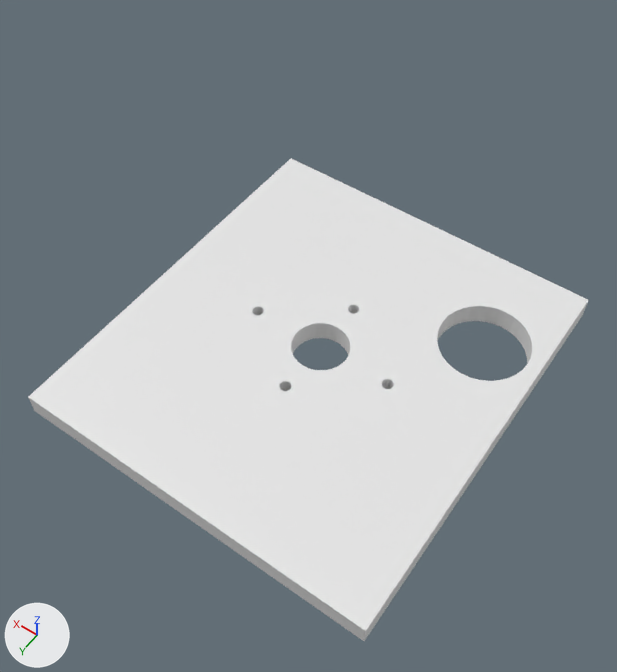
The Blender file ft-power-pod/ft-power-pod-pusher.blend as it was, and as the next commit left it.
Before and after are seen from a 50 mm lens placed at (-29.6, 43.5, 70.2), pointed at (0.2, 1.9, 4.8). The lights are fixed; the arrows at lower left show +X, +Y and +Z. The same objects are shown in both versions, whatever each file hides.
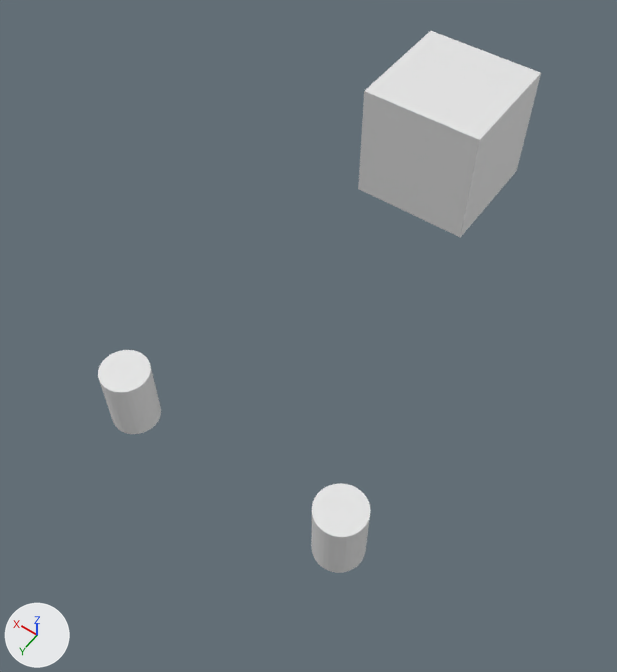
What changed in the scene script:
```text
Change ob_cylinder_006:
    ob_cylinder_006.scale: (2.5, 2.5, 1.0) -> (2.5, 2.5, 3.73)
Change ob_cylinder_007:
    ob_cylinder_007.scale: (2.5, 2.5, 1.0) -> (2.5, 2.5, 3.73)
Change ob_cube:
    remove _m = ob_cube.modifiers.new('Boolean', 'BOOLEAN')
    remove _m.object = ob_cylinder
    remove _m.solver = 'FLOAT'
    remove _m = ob_cube.modifiers.new('Boolean.001', 'BOOLEAN')
    remove _m.object = ob_cylinder_001
    remove _m.solver = 'FLOAT'
    remove _m = ob_cube.modifiers.new('Boolean.002', 'BOOLEAN')
    remove _m.object = ob_cylinder_002
    remove _m.solver = 'FLOAT'
    remove _m = ob_cube.modifiers.new('Boolean.003', 'BOOLEAN')
    remove _m.object = ob_cylinder_003
    remove _m.solver = 'FLOAT'
    remove _m = ob_cube.modifiers.new('Boolean.004', 'BOOLEAN')
    remove _m.object = ob_cylinder_004
    remove _m.solver = 'FLOAT'
    remove _m = ob_cube.modifiers.new('Boolean.005', 'BOOLEAN')
    remove _m.object = ob_cylinder_005
    remove _m.solver = 'FLOAT'
    remove _m = ob_cube.modifiers.new('Boolean.006', 'BOOLEAN')
    remove _m.object = ob_cylinder_006
    remove _m.solver = 'FLOAT'
    remove _m = ob_cube.modifiers.new('Boolean.007', 'BOOLEAN')
    remove _m.object = ob_cylinder_007
    remove _m.solver = 'FLOAT'
    ob_cube.location: (0.0, 0.0, 0.0) -> (0.0, -22.1, 13.7)
    ob_cube.scale: (19.5, 21.5, 1.25) -> (6.26, 6.26, 6.26)
```

Changed parts and their boxes [x1, y1, x2, y2] in the pictures (617 x 672 px):
'Cube', moved, rescaled, modifiers changed (67% narrower, 57% shorter): before [28, 159, 589, 641]; after [358, 31, 541, 238]
'Cylinder.007', rescaled (not visible before): after [311, 483, 371, 573]
'Cylinder.006', rescaled (not visible before): after [98, 350, 161, 434]
